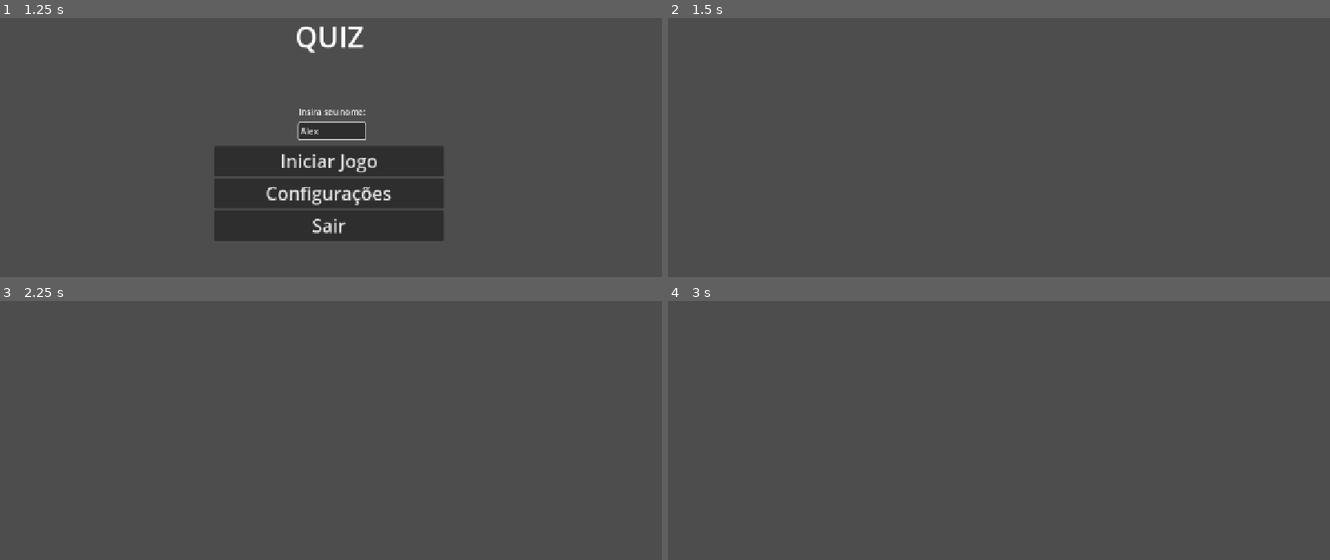
Above: before the commit, frames 1-4 (two rows, left to right).
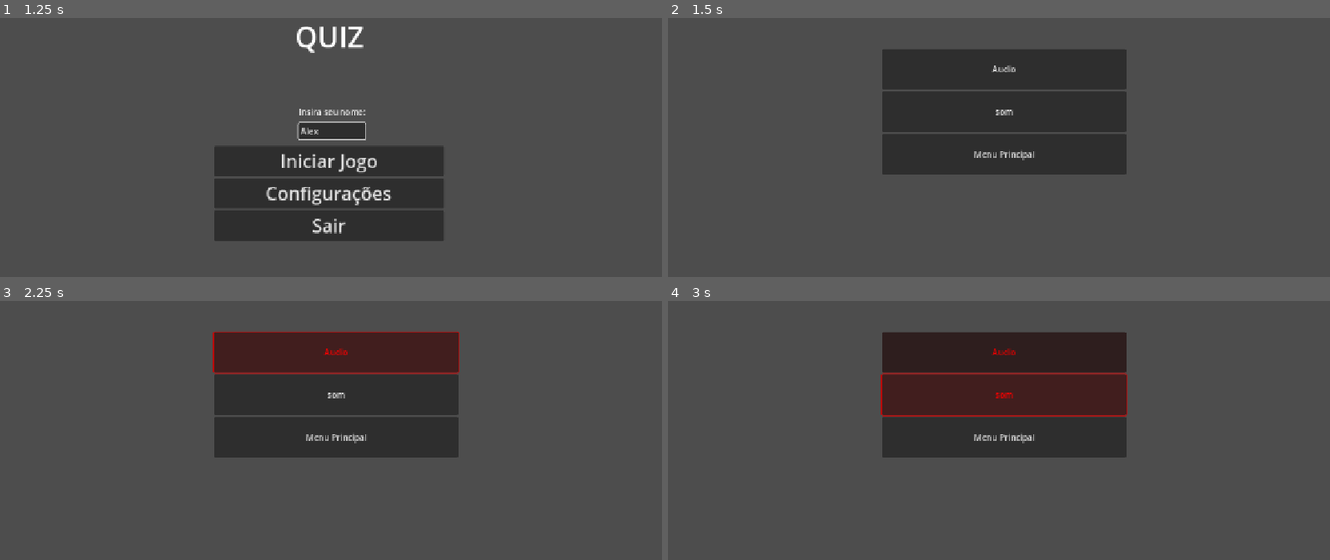
Above: after the commit, the same moments.

Repository: bsilva-ec/projeto_integrador02-2025
Game: Godot game, scene res://Scenes/Main.tscn
Two runs of this game, one before a commit and one after it. Both use one fixed random seed, a clock stepped at 60 frames per second and the inputs below.
Inputs (mouse positions are in pixels of both pictures, inside the frame that each line leads up to):
- Up to frame 1 (1.25 s): click (331, 131) at 0.52 s; type "Alex" at 0.6 s
- Up to frame 2 (1.5 s): click "Configurações" at 1.25 s
- Up to frame 3 (2.25 s): click (337, 352) at 2 s, where only the run after the commit has a clickable "Audio"
- Up to frame 4 (3 s): click (1005, 394) at 2.75 s, where only the run after the commit has a clickable "som"

Frame 1 is identical in both runs. In frame 2, 17% of the frame differs, in the area x 32-70%, y 12-61%; in frame 3, 18%; in frame 4, 18%.

Commit message:
atualizações feitas
implementações realizadas
-tela de configurações
-tela de pause
implementações pendentes
-verificação de possíveis bugs
-alinhar as funcionalidades do jogo com a documentação de requisitos

Diff:
--- a/quizz/Resources/Questions/Matéria e Energia 6.tres
+++ b/quizz/Resources/Questions/Matéria e Energia 6.tres
@@ -1,10 +1,12 @@
-[gd_resource type="Resource" script_class="Question" load_steps=2 format=3 uid="uid://c8bmsfcqkdqj3"]
+[gd_resource type="Resource" script_class="Question" load_steps=3 format=3 uid="uid://c8bmsfcqkdqj3"]
 
+[ext_resource type="Texture2D" uid="uid://dddm6agpd5237" path="res://assets/images/20190527080335.jpg" id="1_4khsk"]
 [ext_resource type="Script" uid="uid://dxehwslnefo78" path="res://Question.gd" id="1_e7lpl"]
 
 [resource]
 script = ExtResource("1_e7lpl")
 Statement = "Luana preparou um suco de maracujá e colocou bastante gelo, pois estava muito calor. Entretanto, com o passar do tempo, o gelo derreteu. No processo de derretimento do gelo do suco de Luana ocorreu a:"
+QuestionImage = ExtResource("1_4khsk")
 Options = Array[String]([" Condensação", "Solidificação", "Liquefação", "Fusão"])
 correct = "Fusão"
 metadata/_custom_type_script = "uid://dxehwslnefo78"
--- a/quizz/Scenes/Main.tscn
+++ b/quizz/Scenes/Main.tscn
@@ -7,6 +7,11 @@
 [ext_resource type="Resource" uid="uid://dtk3237e1nnbw" path="res://Resources/Themes/Terra e Universo.tres" id="5_jw32o"]
 [ext_resource type="Script" uid="uid://s0bfrxf26pme" path="res://MenuInicial.gd" id="5_v1gob"]
 [ext_resource type="Resource" uid="uid://b8hmxmyhi8nfi" path="res://Resources/Menu inicial/MenuInicial.tres" id="6_jw32o"]
+[ext_resource type="AudioStream" uid="uid://b08pi0l8qnucn" path="res://assets/Songs/Quiz Time.mp3" id="8_50glp"]
+[ext_resource type="AudioStream" uid="uid://dl5ok30j2061n" path="res://assets/Songs/Question Time.mp3" id="9_vy5pj"]
+[ext_resource type="AudioStream" uid="uid://dnfrjhbvqv5wh" path="res://assets/Songs/children-yaysound-effect.wav" id="10_bmxlf"]
+[ext_resource type="AudioStream" uid="uid://bhn5bagioivvy" path="res://assets/Songs/WrongSoundEfect.wav" id="10_grg3l"]
+[ext_resource type="AudioStream" uid="uid://dov36uuvroqk2" path="res://assets/Songs/CorrectSoundEfect.mp3" id="11_frkhe"]
 
 [node name="CanvasLayer" type="CanvasLayer"]
 script = ExtResource("1_r150o")
@@ -72,8 +77,6 @@
 vertical_alignment = 1
 justification_flags = 162
 
-[node name="AudioStreamPlayer2D" type="AudioStreamPlayer2D" parent="StartGame"]
-
 [node name="Name" type="LineEdit" parent="StartGame"]
 layout_mode = 1
 anchors_preset = 8
@@ -103,6 +106,9 @@
 grow_vertical = 2
 text = "Insira seu nome:"
 
+[node name="InitialMenuSong" type="AudioStreamPlayer" parent="StartGame"]
+stream = ExtResource("8_50glp")
+
 [node name="Question_select" type="Control" parent="."]
 visible = false
 layout_mode = 3
@@ -167,31 +173,34 @@
 text = "teste"
 
 [node name="QuestionStatement" type="VBoxContainer" parent="Question_select"]
-layout_mode = 1
-anchors_preset = 5
-anchor_left = 0.5
-anchor_right = 0.5
-offset_left = -358.0
-offset_top = 1.0
-offset_right = 559.0
-offset_bottom = 405.0
-grow_horizontal = 2
-scale = Vector2(0.780881, 0.780881)
+layout_mode = 0
+offset_right = 1672.0
+offset_bottom = 606.0
+scale = Vector2(0.773111, 0.652978)
 
 [node name="QuestionText" type="Label" parent="Question_select/QuestionStatement"]
 custom_minimum_size = Vector2(0, 80)
 layout_mode = 2
-size_flags_vertical = 6
+size_flags_vertical = 3
 theme_override_font_sizes/font_size = 35
 text = "question"
 horizontal_alignment = 1
 vertical_alignment = 1
 autowrap_mode = 2
 
-[node name="QuestionImage" type="Panel" parent="Question_select/QuestionStatement"]
-custom_minimum_size = Vector2(0, 320)
-layout_mode = 2
-size_flags_vertical = 3
+[node name="TextureRect" type="TextureRect" parent="Question_select/QuestionStatement"]
+layout_mode = 2
+size_flags_vertical = 3
+
+[node name="QuestionSong" type="AudioStreamPlayer" parent="Question_select"]
+stream = ExtResource("9_vy5pj")
+parameters/looping = false
+
+[node name="WrongQuestion" type="AudioStreamPlayer" parent="Question_select"]
+stream = ExtResource("10_grg3l")
+
+[node name="CorrectQuestion" type="AudioStreamPlayer" parent="Question_select"]
+stream = ExtResource("11_frkhe")
 
 [node name="Select_theme" type="Control" parent="."]
 visible = false
@@ -356,19 +365,107 @@
 grow_vertical = 2
 theme_override_font_sizes/font_size = 40
 
+[node name="GameOverSong" type="AudioStreamPlayer" parent="GameOver"]
+stream = ExtResource("10_bmxlf")
+
+[node name="PauseScreen" type="Control" parent="."]
+visible = false
+layout_mode = 3
+anchors_preset = 15
+anchor_right = 1.0
+anchor_bottom = 1.0
+grow_horizontal = 2
+grow_vertical = 2
+
+[node name="VBoxContainer" type="VBoxContainer" parent="PauseScreen"]
+layout_mode = 1
+anchors_preset = 8
+anchor_left = 0.5
+anchor_top = 0.5
+anchor_right = 0.5
+anchor_bottom = 0.5
+offset_left = -173.726
+offset_top = -114.967
+offset_right = 355.274
+offset_bottom = 153.033
+grow_horizontal = 2
+grow_vertical = 2
+scale = Vector2(0.648, 0.904431)
+
+[node name="ReturnGame" type="Button" parent="PauseScreen/VBoxContainer"]
+layout_mode = 2
+size_flags_vertical = 3
+theme_override_font_sizes/font_size = 30
+text = "Retornar ao Jogo"
+
+[node name="MusicOn_Off" type="Button" parent="PauseScreen/VBoxContainer"]
+layout_mode = 2
+size_flags_vertical = 3
+theme_override_font_sizes/font_size = 30
+text = "Musicas"
+
+[node name="AudioFXOn_Off" type="Button" parent="PauseScreen/VBoxContainer"]
+layout_mode = 2
+size_flags_vertical = 3
+theme_override_font_sizes/font_size = 30
+text = "Efeitos Sonoros"
+
+[node name="ReturnMenuInitial" type="Button" parent="PauseScreen/VBoxContainer"]
+layout_mode = 2
+size_flags_vertical = 3
+theme_override_font_sizes/font_size = 30
+text = "Menu Principal
+"
+
+[node name="Settings" type="Label" parent="PauseScreen"]
+layout_mode = 1
+anchors_preset = 5
+anchor_left = 0.5
+anchor_right = 0.5
+offset_left = -220.0
+offset_top = 36.3124
+offset_right = 222.0
+offset_bottom = 140.312
+grow_horizontal = 2
+theme_override_font_sizes/font_size = 50
+text = "Configurações"
+horizontal_alignment = 1
+vertical_alignment = 1
+
 [node name="Settings" type="Control" parent="."]
 visible = false
 layout_mode = 3
-anchors_preset = 0
-offset_right = 1920.0
-offset_bottom = 1080.0
-
-[node name="PauseScreen" type="Control" parent="."]
-visible = false
-layout_mode = 3
-anchors_preset = 0
-offset_right = 1920.0
-offset_bottom = 1080.0
+anchors_preset = 15
+anchor_right = 1.0
+anchor_bottom = 1.0
+grow_horizontal = 2
+grow_vertical = 2
+
+[node name="VBoxContainer" type="VBoxContainer" parent="Settings"]
+layout_mode = 0
+offset_left = 420.0
+offset_top = 221.385
+offset_right = 888.0
+offset_bottom = 462.385
+
+[node name="SongConfig" type="Button" parent="Settings/VBoxContainer"]
+layout_mode = 2
+size_flags_horizontal = 13
+size_flags_vertical = 3
+text = "Audio"
+
+[node name="AudioFXConfig" type="Button" parent="Settings/VBoxContainer"]
+layout_mode = 2
+size_flags_horizontal = 13
+size_flags_vertical = 3
+text = "som
+"
+
+[node name="Quit" type="Button" parent="Settings/VBoxContainer"]
+layout_mode = 2
+size_flags_horizontal = 13
+size_flags_vertical = 3
+text = "Menu Principal"
 
 [connection signal="pressed" from="StartGame/InitialMenuButtons/Start_button" to="." method="_on_start_button_pressed"]
 [connection signal="pressed" from="StartGame/InitialMenuButtons/ConfigButton" to="." method="_on_config_button_pressed"]
@@ -378,3 +475,10 @@
 [connection signal="pressed" from="GameOver/PlayAgainScreen" to="." method="_on_play_again_screen_pressed"]
 [connection signal="pressed" from="GameOver/ThemeSelectScreen" to="." method="_on_theme_select_screen_pressed"]
 [connection signal="pressed" from="GameOver/MenuScreen" to="." method="_on_menu_screen_pressed"]
+[connection signal="pressed" from="PauseScreen/VBoxContainer/ReturnGame" to="." method="_on_return_game_pressed"]
+[connection signal="pressed" from="PauseScreen/VBoxContainer/MusicOn_Off" to="." method="_on_music_on_off_pressed"]
+[connection signal="pressed" from="PauseScreen/VBoxContainer/AudioFXOn_Off" to="." method="_on_audio_fx_on_off_pressed"]
+[connection signal="pressed" from="PauseScreen/VBoxContainer/ReturnMenuInitial" to="." method="_on_return_pressed"]
+[connection signal="pressed" from="Settings/VBoxContainer/SongConfig" to="." method="_on_song_config_pressed"]
+[connection signal="pressed" from="Settings/VBoxContainer/AudioFXConfig" to="." method="_on_audio_fx_config_pressed"]
+[connection signal="pressed" from="Settings/VBoxContainer/Quit" to="." method="_on_quit_pressed"]
--- a/quizz/Scripts/Controller/game_controller.gd
+++ b/quizz/Scripts/Controller/game_controller.gd
@@ -15,11 +15,17 @@
 var score: int
 var themeSelected: themes
 var QtdQuestions: int = 8
+var SongMute: bool = false
+var FXSongMute: bool = false
+var pauseButtonScreen: bool
+var SongInitialMenuChange: bool = true
+var quizSelectThemeAgain: bool
 #tela das questoes
 @onready var question_select: Control = $Question_select
 @onready var question_options: VBoxContainer = $Question_select/QuestionOptions
 @onready var question_text: Label = $Question_select/QuestionStatement/QuestionText
-@onready var question_image: Panel = $Question_select/QuestionStatement/QuestionImage
+@onready var texture_rect: TextureRect = $Question_select/QuestionStatement/QuestionImage/TextureRect
+
 
 
 #tela de seleção de tema
@@ -35,32 +41,37 @@
 @onready var exit_button: Button = $StartGame/ExitButton
 @onready var start_button: Button = $StartGame/InitialMenuButtons/Start_button
 
-func _ready() -> void:
-
-	start_button.disabled = true
-
-	score = 0
-	for buttons in $Question_select.get_children():
-		buttonsQuestion.append(buttons)
-
-	for buttons in $StartGame/InitialMenuButtons.get_children():
-		buttonsMenuInitial.append(buttons)
-
-	for buttons in $Select_theme.get_children():
-		buttonsThemes.append(buttons)
-
-	StartGame()
-
-
 func HideScreens():
 	$StartGame.hide()
 	$Question_select.hide()
 	$Select_theme.hide()
 
+func _ready() -> void:
+	$StartGame/InitialMenuSong.play()
+	if SongInitialMenuChange == false:
+		$StartGame/InitialMenuSong.volume_db = -80
+	else:
+		$StartGame/InitialMenuSong.volume_db = 0
+
+	$StartGame/Name.text = ""
+	start_button.disabled = true
+	score = 0
+	for buttons in $Question_select.get_children():
+		buttonsQuestion.append(buttons)
+
+	for buttons in $StartGame/InitialMenuButtons.get_children():
+		buttonsMenuInitial.append(buttons)
+
+	for buttons in $Select_theme.get_children():
+		buttonsThemes.append(buttons)
+	$PauseScreen.hide()
+
+	StartGame()
+
 func StartGame() ->void:
 
-	for i in buttonsMenuInitial.size():
-		buttonsMenuInitial[i].pressed.connect(buttonsMenuInitialSelect.bind(buttonsMenuInitial[i]))
+		for i in buttonsMenuInitial.size():
+			buttonsMenuInitial[i].pressed.connect(buttonsMenuInitialSelect.bind(buttonsMenuInitial[i]))
 
 #função para fazer a verificação de qual botao foi clicado e chamar
 #a função correspondente.
@@ -80,7 +91,9 @@
 
 #carrega a lista de temas
 func  LoadThemeSelected() ->void:
+	$StartGame/InitialMenuSong.stop()
 	$Select_theme.show()
+	$Question_select/QuestionSong.play()
 	for i in buttonsThemes.size():
 		buttonsThemes[i].pressed.connect(ButtonsThemeSelected.bind(buttonsThemes[i]))
 
@@ -94,51 +107,67 @@
 	match index:
 		0:
 			ThemeIndex = 0
+			$Select_theme.hide()
+			$Question_select.show()
 			LoadQuiz()
 		1:
 			ThemeIndex = 1
+			$Select_theme.hide()
+			$Question_select.show()
 			LoadQuiz()
 		2:
 			ThemeIndex = 2
-
+			$Select_theme.hide()
+			$Question_select.show()
+			LoadQuiz()
+	#randomiza as questões antes de exibi-las
 	temasQuestoes[ThemeIndex].ThemeQuestion.shuffle()
 	QuestionIndex = 0
-	LoadQuiz()
 
 func LoadQuiz() ->void:
+	pauseButtonScreen = true
+
 	if QuestionIndex >= QtdQuestions:
+		$GameOver/GameOverSong.play()
 		GameOver()
 		$Question_select.hide()
 		return
-	$Question_select.show()
+
 	#implementação dos enunciados
 	question_text.text = temasQuestoes[ThemeIndex].ThemeQuestion[QuestionIndex].Statement
 	#implementação das questões
 	for i in buttonsQuestion.size():
 		buttonsQuestion[i].text = temasQuestoes[ThemeIndex].ThemeQuestion[QuestionIndex].Options[i]
 		buttonsQuestion[i].pressed.connect(buttonsAnswer.bind(buttonsQuestion[i]))
-
-	if  temasQuestoes[ThemeIndex].ThemeQuestion[QuestionIndex].QuestionImage == null:
-		$Question_select/QuestionStatement/QuestionImage.hide()
-	else:
-		$Question_select/QuestionStatement/QuestionImage.show()
+	if temasQuestoes[ThemeIndex].ThemeQuestion[QuestionIndex].QuestionImage != null:
+		$Question_select/QuestionStatement/TextureRect.show()
+		$Question_select/QuestionStatement/TextureRect.texture = temasQuestoes[ThemeIndex].ThemeQuestion[QuestionIndex].QuestionImage
+	else:
+		$Question_select/QuestionStatement/TextureRect.hide()
 
 func buttonsAnswer(button) ->void:
+	#habilita o botao esc para a tela de pause
+	pauseButtonScreen = true
+
 	print(button.text)
 	if temasQuestoes[ThemeIndex].ThemeQuestion[QuestionIndex].correct == button.text:
 		button.modulate = color_right
+		$Question_select/CorrectQuestion.play()
 		score +=1
 	else:
 		button.modulate = color_wrong
-
+		$Question_select/WrongQuestion.play()
 	NextQuestionQuiz()
 #função para preparar o quiz para a proxima questão
 func NextQuestionQuiz() -> void:
+	#desabilita o botao esc na transição de questões
+	pauseButtonScreen = false
 	#desconecta os botoes que foram pressionados na questão atual
 	for i in buttonsQuestion:
 		i.pressed.disconnect(buttonsAnswer)
 	#espera um tempo determinado para exibir a proxima questão
-	await get_tree().create_timer(0.1).timeout
+	await get_tree().create_timer(1).timeout
+
 	#altera automaticamente a cor dos botoes para branco
 	for i in buttonsQuestion:
 		i.modulate = Color.WHITE
@@ -156,51 +185,133 @@
 	temasQuestoes[ThemeIndex].ThemeQuestion.shuffle()
 	QuestionIndex = 0
 	score = 0
-
 	#altera a cor dos botoes para branco
 	for i in buttonsQuestion:
 		i.modulate = Color.WHITE
-	#chama a função para exibir os enunciados novamente
+	#inicia o quiz novamente com perguntas aleatorias
 	LoadQuiz()
-
 func LoadSettings() ->void:
-	#ativar e desativar som
-	pass
+	$Settings.show()
+	$PauseScreen/VBoxContainer/ReturnGame.hide()
+	if $PauseScreen/VBoxContainer/MusicOn_Off.modulate == Color.RED:
+		SongInitialMenuChange = false
+#Exibe a tela de game over, o nome do usuario e a sua pontuação
 func GameOver() ->void:
 	$GameOver.show()
 	$GameOver/Label.text = "Parabéns, " + InsertName.text + "\ntotal de acertos"
 	$GameOver/Score.text = str(score,"/", QtdQuestions)
-
+#botao da tela game over para a tela de menu principal
 func _on_menu_screen_pressed() -> void:
 	get_tree().reload_current_scene()
 
+#botao para a tela de seleção de tema (game over)
 func _on_theme_select_screen_pressed() -> void:
 	$Select_theme.show()
 	$GameOver.hide()
 	$StartGame.hide()
+	$Question_select.hide()
 	ResetQuestionQuiz()
-	$Question_select.hide()
-
-
+
+#botao que permite o usuario jogar o mesmo tema novamente (game over)
 func _on_play_again_screen_pressed() -> void:
+	#esconde a tela de seleção de tema, a tela de game over e exibe a tela do enunciado das questoes
+	$Question_select.show()
 	$Select_theme.hide()
 	$GameOver.hide()
+	ResetQuestionQuiz()
+#campo para o usuario inserir o nome (menu principal)
+func _on_name_text_changed(new_text: String) -> void:
+	start_button.disabled = new_text.strip_edges() == ""
+#conectores dos botoes para futuras mudançs ou melhorias no codigo
+#botao da tela do menu principal para iniciar o jogo
+#func _on_start_button_pressed() -> void:
+#	StartGame()
+#botao da tela do menu principal para ir para a tela de configurações
+#func _on_config_button_pressed() -> void:
+#	LoadSettings()
+#botao da tela de menu principal para fechar o jogo
+#func _on_exit_button_pressed() -> void:
+#	get_tree().quit()
+
+#botao para habilitar/desabilitar as musicas (configurações menu inicial)
+func _on_song_config_pressed() -> void:
+	SongMute = !SongMute
+	if SongMute:
+		$Settings/VBoxContainer/SongConfig.modulate = Color.RED
+		$StartGame/InitialMenuSong.volume_db = -80
+		$Question_select/QuestionSong.volume_db = -80
+	else:
+		$Settings/VBoxContainer/SongConfig.modulate = Color.GREEN
+		$StartGame/InitialMenuSong.volume_db = 0
+		$Question_select/QuestionSong.volume_db = 0
+
+#botao para habilitar/desabilitar os efeitos sonoros (configurações menu inicial)
+func _on_audio_fx_config_pressed() -> void:
+	FXSongMute = !FXSongMute
+	if FXSongMute:
+		$Settings/VBoxContainer/AudioFXConfig.modulate = Color.RED
+		$Question_select/WrongQuestion.volume_db = -80
+		$Question_select/CorrectQuestion.volume_db = -80
+	else:
+		$Settings/VBoxContainer/AudioFXConfig.modulate = Color.GREEN
+		$Question_select/WrongQuestion.volume_db = 0
+		$Question_select/CorrectQuestion.volume_db = 0
+
+#botao para voltar para a tela de menu inicial (configurações menu inicial)
+func _on_quit_pressed() -> void:
+	$Settings.hide()
+	$StartGame.show()
+#botao para habilitar/desabilitar as musicas (tela pause)
+func _on_music_on_off_pressed() -> void:
+	SongMute = !SongMute
+	if SongMute:
+		$PauseScreen/VBoxContainer/MusicOn_Off.modulate = Color.RED
+		$StartGame/InitialMenuSong.volume_db = -80
+		$Question_select/QuestionSong.volume_db = -80
+	else:
+		$PauseScreen/VBoxContainer/MusicOn_Off.modulate = Color.GREEN
+		$StartGame/InitialMenuSong.volume_db = 0
+		$Question_select/QuestionSong.volume_db = 0
+
+#botao para habilitar/desabilitar os efeitos sonoros (tela pause)
+func _on_audio_fx_on_off_pressed() -> void:
+	FXSongMute = !FXSongMute
+	if FXSongMute:
+		$PauseScreen/VBoxContainer/AudioFXOn_Off.modulate = Color.RED
+		$Question_select/WrongQuestion.volume_db = -80
+		$Question_select/CorrectQuestion.volume_db = -80
+	else:
+		$PauseScreen/VBoxContainer/AudioFXOn_Off.modulate = Color.GREEN
+		$Question_select/WrongQuestion.volume_db = 0
+		$Question_select/CorrectQuestion.volume_db = 0
+
+#botao para retornar ao jogo (tela pause)
+func _on_return_game_pressed() -> void:
+	#esconde a tela de pause
+	$PauseScreen.hide()
+	#exibe novamente a tela de questões
 	$Question_select.show()
-	ResetQuestionQuiz()
-
-
-func _on_name_text_changed(new_text: String) -> void:
-
-	start_button.disabled = new_text.strip_edges() == ""
-
-
-func _on_start_button_pressed() -> void:
-
-	StartGame()
-
-func _on_config_button_pressed() -> void:
-	LoadSettings()
-
-
-func _on_exit_button_pressed() -> void:
-	get_tree().quit()
+
+#botao para voltar ao menu principal (tela pause)
+func _on_return_pressed() -> void:
+	get_tree().reload_current_scene()
+
+#implementação do esc para tela de pause
+func _input(event: InputEvent) -> void:
+	if event.is_action_pressed("ui_cancel"):
+		#se pauseButtonScreen for falso, ele interrompe a função nao permitindo que
+		#o botao esc vá para a tela de pause.
+		#o pauseButtonScreen é falso no inicio da função NextQuestionQuiz(), ou seja,
+		#ao executar essa função, o botao esc fica desabilitado.
+		if not pauseButtonScreen:
+			return
+		#se a tela de questoes estiver visivel, ela exibe a tela de pause e
+		#oculta a tela de questoes ao clicar no esc
+		if$Question_select.visible:
+			$PauseScreen.show()
+			$Question_select.hide()
+		#se a tela de pause estiver visivel, a função oculta a tela de pause
+		#e exibe a tela de questoes ao clicar no esc
+		elif$PauseScreen.visible:
+			$PauseScreen.hide()
+			$Question_select.show()
Not shown: 1 places in quizz/Scenes/Main.tscn that only renumber resources
Not shown, added: quizz/assets/Songs/CorrectSoundEfect.mp3.import
Not shown, added: quizz/assets/Songs/WrongSoundEfect.wav.import
Not shown, added: quizz/assets/Songs/children-yaysound-effect.mp3.import
Not shown, added: quizz/assets/Songs/children-yaysound-effect.wav.import
Binary file added: quizz/assets/images/20190527080335.jpg
Not shown, added: quizz/assets/images/20190527080335.jpg.import
Not shown, added: quizz/assets/Songs/CorrectSoundEfect.mp3
Not shown, added: quizz/assets/Songs/WrongSoundEfect.wav
Not shown, added: quizz/assets/Songs/children-yaysound-effect.mp3
Not shown, added: quizz/assets/Songs/children-yaysound-effect.wav
